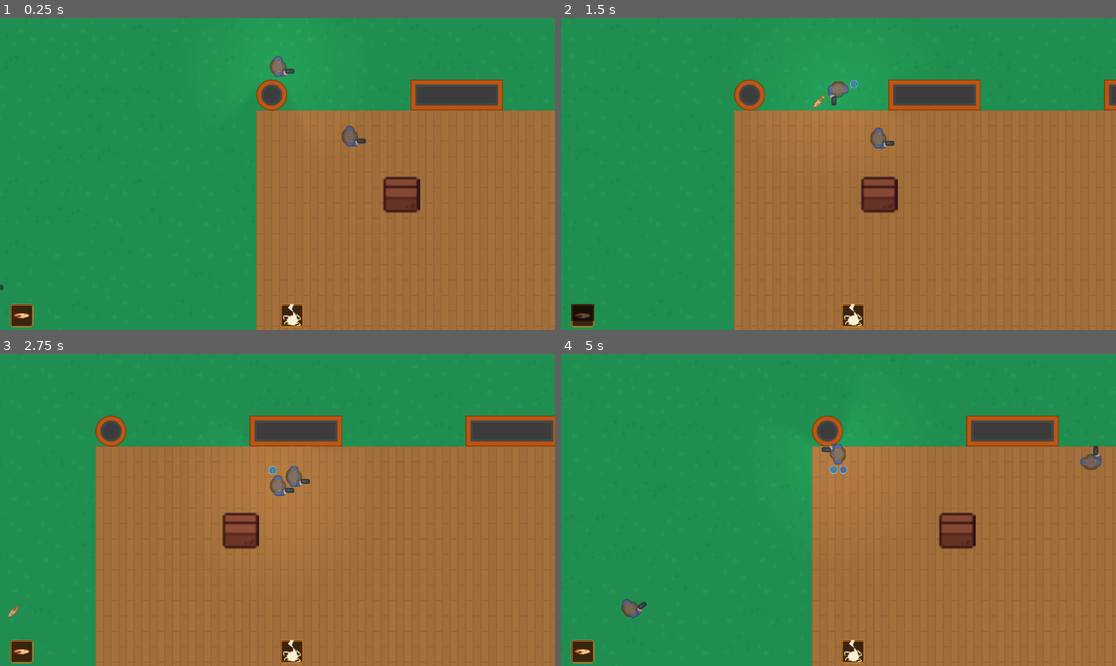
Above: before the commit, frames 1-4 (two rows, left to right).
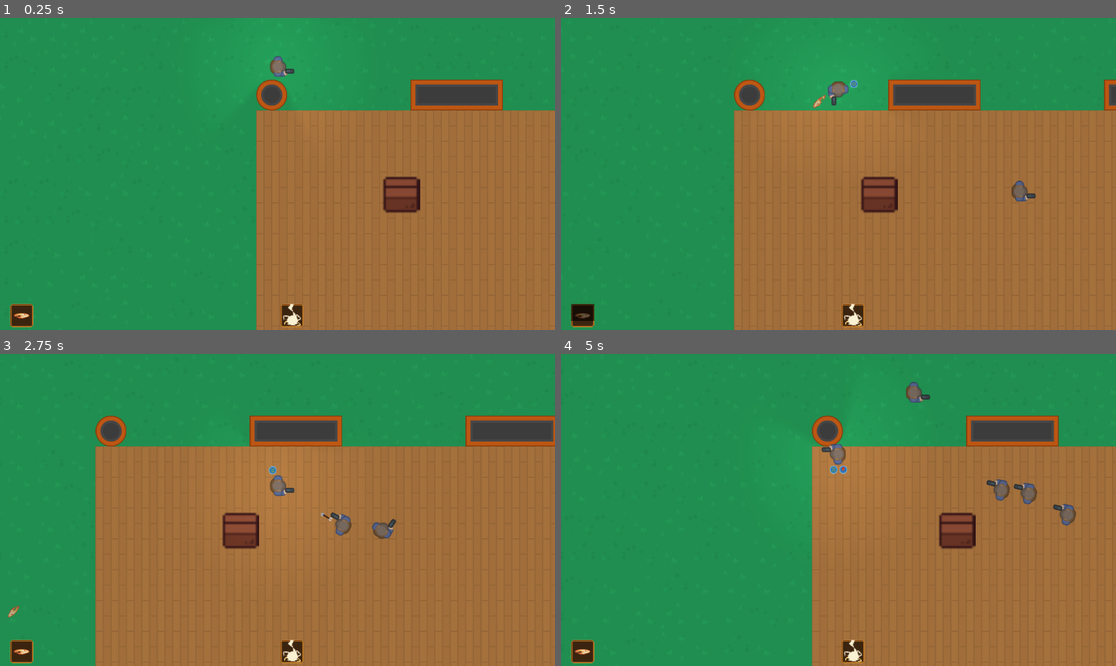
Above: after the commit, the same moments.

Repository: ChristopherDebray/godot_base
Game: Godot game, scene res://scenes/level/levels/level_test.tscn
Same seed, same stepped clock (60 frames per second), same inputs: the game is played once before the commit and once after it.
Inputs (mouse positions are in pixels of both pictures, inside the frame that each line leads up to):
- Up to frame 1 (0.25 s): no input
- Up to frame 2 (1.5 s): move the mouse to (960, 158) at 0.52 s; hold D (right) 0.53-1.28 s; tap 3 (b_3_action) at 0.6 s; move the mouse to (727, 189) at 1.27 s; hold S (down) from 1.28 s (still down); click (727, 189) at 1.35 s
- Up to frame 3 (2.75 s): move the mouse to (333, 441) at 2.02 s; release S (down) at 2.03 s; hold D (right) from 2.03 s (still down); tap E (validate) at 2.1 s
- Up to frame 4 (5 s): move the mouse to (810, 572) at 2.77 s; release D (right) at 2.78 s; hold W (up) 2.78-3.53 s; tap 1 (x_1_action) at 2.85 s; move the mouse to (1005, 556) at 3.52 s; hold A (left) from 3.53 s (still down); tap 2 (y_2_action) at 3.6 s; move the mouse to (672, 463) at 4.27 s; tap 3 (b_3_action) at 4.35 s

The runs differ from the first frame. In frame 1, 0.2% of the frame differs, in the area x 0-66%, y 34-88%; in frame 2, 0.4%; in frame 3, 0.6%; in frame 4, 1.1%, in the area x 10-98%, y 8-85%.

Commit message:
feat: added spawner

Diff:
--- a/autoloads/signal_manager.gd
+++ b/autoloads/signal_manager.gd
@@ -1,3 +1,8 @@
 extends Node
 
 signal use_ability(data: AbilityData, target: Vector2, origin: Vector2)
+
+signal wave_started(total: int)
+signal wave_cleared()
+
+signal died(target: Damageable)
--- a/data/spells/spell_ressources/lightning.tres
+++ b/data/spells/spell_ressources/lightning.tres
@@ -1,5 +1,6 @@
-[gd_resource type="Resource" script_class="AbilityData" load_steps=3 format=3 uid="uid://086pl2l2iel"]
+[gd_resource type="Resource" script_class="AbilityData" load_steps=4 format=3 uid="uid://086pl2l2iel"]
 
+[ext_resource type="Resource" uid="uid://b16585gw65apn" path="res://data/spells/effect_ressources/shock.tres" id="1_008yo"]
 [ext_resource type="Script" uid="uid://dn3xcfj4pt4op" path="res://data/abilities/ability_data.gd" id="1_gagiv"]
 [ext_resource type="PackedScene" uid="uid://b3u4summtc5is" path="res://scenes/spell_book/spell_scenes/lightning.tscn" id="1_ohq35"]
 
@@ -15,3 +16,4 @@
 damage = 0.0
 aoe_damage = 25.0
 main_element = 3
+effect = ExtResource("1_008yo")
--- a/project.godot
+++ b/project.godot
@@ -102,6 +102,11 @@
 "events": [Object(InputEventJoypadMotion,"resource_local_to_scene":false,"resource_name":"","device":-1,"axis":3,"axis_value":-1.0,"script":null)
 ]
 }
+pause={
+"deadzone": 0.2,
+"events": [Object(InputEventKey,"resource_local_to_scene":false,"resource_name":"","device":-1,"window_id":0,"alt_pressed":false,"shift_pressed":false,"ctrl_pressed":false,"meta_pressed":false,"pressed":false,"keycode":0,"physical_keycode":4194305,"key_label":0,"unicode":0,"location":0,"echo":false,"script":null)
+]
+}
 
 [layer_names]
 
--- a/scenes/_damageable/damageable.gd
+++ b/scenes/_damageable/damageable.gd
@@ -104,6 +104,7 @@
 
 # Can be supercharged
 func on_death():
+	SignalManager.died.emit(self)
 	queue_free()
 
 func update_fx_visual():
--- /dev/null
+++ b/scenes/_spawner/Spawner.tscn
@@ -0,0 +1,10 @@
+[gd_scene load_steps=2 format=3 uid="uid://b0qkm4gmitvnk"]
+
+[ext_resource type="Script" uid="uid://bxq4b8w20f2yc" path="res://scenes/_spawner/spawner.gd" id="1_diims"]
+
+[node name="Spawner" type="Node2D"]
+script = ExtResource("1_diims")
+
+[node name="Timer" type="Timer" parent="."]
+
+[connection signal="timeout" from="Timer" to="." method="_on_spawn_tick"]
--- /dev/null
+++ b/scenes/_spawner/spawner.gd
@@ -0,0 +1,94 @@
+extends Node2D
+
+@onready var _timer: Timer = $Timer
+
+@export var enemy_scene: PackedScene
+@export var player: Node2D
+@export var spawn_points_container: Node2D
+## Min distance with player to authorize spawn
+@export var min_player_distance: float = 250.0
+## Seconds between spawn
+@export var spawn_interval: float = 1.2
+## Length of wave
+@export var total_to_spawn: int = 10
+## Limit of simultanous enemy
+@export var max_alive_at_once: int = 6
+
+var _markers: Array[Marker2D] = []
+var _spawned_count := 0
+var _alive_count := 0
+var _spawning := false
+
+func _ready() -> void:
+	if spawn_points_container:
+		for c in spawn_points_container.get_children():
+			if c is Marker2D:
+				_markers.append(c)
+	else:
+		push_warning("spawn_points_container isn't assigned.")
+
+	_timer.wait_time = spawn_interval
+	SignalManager.died.connect(_on_died)
+
+	# Sanity checks
+	if enemy_scene == null:
+		push_error("enemy_scene non assigned.")
+	if player == null:
+		push_error("player non assigned.")
+	if _markers.is_empty():
+		push_warning("No marker found.")
+
+	_spawn_wave()
+
+func _spawn():
+	var spawn_point: Marker2D = _markers.pick_random()
+	var instance: BaseEnemy = enemy_scene.instantiate()
+	instance.is_zone_locked = false
+	instance.global_position = spawn_point.global_position
+
+	get_tree().current_scene.add_child(instance)
+	instance.state = BaseEnemy.STATE.ATTACKING
+	_spawned_count += 1
+	_alive_count += 1
+
+func _on_spawn_tick() -> void:
+	if !_spawning:
+		return
+
+	if _spawned_count > _alive_count:
+		return
+
+	if _spawned_count >= total_to_spawn:
+		_timer.stop()
+		_spawning = false
+		_check_wave_cleared()
+		return
+
+	_spawn()
+
+func _spawn_wave():
+	_spawning = true
+	_timer.start()
+
+func stop_wave() -> void:
+	_spawning = false
+	_timer.stop()
+
+func _check_wave_cleared() -> bool:
+	if total_to_spawn != _spawned_count:
+		return false
+
+	if _alive_count > 0:
+		return false
+
+	return true
+
+func end_game():
+	print("FINISH")
+
+func _on_died(target: Damageable):
+	_alive_count -= 1
+	var is_wave_cleared = _check_wave_cleared()
+	if is_wave_cleared:
+		stop_wave()
+		end_game()
--- a/scenes/ability/common/arrow.tscn
+++ b/scenes/ability/common/arrow.tscn
@@ -1,53 +1,18 @@
-[gd_scene load_steps=12 format=3 uid="uid://bmgmuckt747un"]
+[gd_scene load_steps=7 format=3 uid="uid://bmgmuckt747un"]
 
 [ext_resource type="PackedScene" uid="uid://blec2pyy0f08v" path="res://scenes/ability/base_ability.tscn" id="1_n1ytv"]
 [ext_resource type="Script" uid="uid://bjw6kfsop2vd0" path="res://scenes/ability/common/arrow.gd" id="2_sxjem"]
-[ext_resource type="Texture2D" uid="uid://b1qrl86dmbdcs" path="res://assets/spells/Wind Projectile.png" id="3_y2mxl"]
+[ext_resource type="Texture2D" uid="uid://da4ehgp7k5ijc" path="res://assets/spells/arrow.png" id="3_y2mxl"]
 
 [sub_resource type="AtlasTexture" id="AtlasTexture_6jyfm"]
 atlas = ExtResource("3_y2mxl")
 region = Rect2(0, 0, 32, 32)
-
-[sub_resource type="AtlasTexture" id="AtlasTexture_7tvqe"]
-atlas = ExtResource("3_y2mxl")
-region = Rect2(32, 0, 32, 32)
-
-[sub_resource type="AtlasTexture" id="AtlasTexture_mpudr"]
-atlas = ExtResource("3_y2mxl")
-region = Rect2(64, 0, 32, 32)
-
-[sub_resource type="AtlasTexture" id="AtlasTexture_55hlb"]
-atlas = ExtResource("3_y2mxl")
-region = Rect2(0, 32, 32, 32)
-
-[sub_resource type="AtlasTexture" id="AtlasTexture_eqxtu"]
-atlas = ExtResource("3_y2mxl")
-region = Rect2(32, 32, 32, 32)
-
-[sub_resource type="AtlasTexture" id="AtlasTexture_loudi"]
-atlas = ExtResource("3_y2mxl")
-region = Rect2(64, 32, 32, 32)
 
 [sub_resource type="SpriteFrames" id="SpriteFrames_vl6u5"]
 animations = [{
 "frames": [{
 "duration": 1.0,
 "texture": SubResource("AtlasTexture_6jyfm")
-}, {
-"duration": 1.0,
-"texture": SubResource("AtlasTexture_7tvqe")
-}, {
-"duration": 1.0,
-"texture": SubResource("AtlasTexture_mpudr")
-}, {
-"duration": 1.0,
-"texture": SubResource("AtlasTexture_55hlb")
-}, {
-"duration": 1.0,
-"texture": SubResource("AtlasTexture_eqxtu")
-}, {
-"duration": 1.0,
-"texture": SubResource("AtlasTexture_loudi")
 }],
 "loop": true,
 "name": &"repeat",
@@ -55,7 +20,8 @@
 }]
 
 [sub_resource type="CapsuleShape2D" id="CapsuleShape2D_y2mxl"]
-height = 20.0
+radius = 2.0
+height = 22.0
 
 [node name="Arrow" instance=ExtResource("1_n1ytv")]
 script = ExtResource("2_sxjem")
@@ -71,7 +37,7 @@
 collision_mask = 21
 
 [node name="CollisionShape2D" parent="Hitbox" index="0"]
-position = Vector2(-1, 0)
+position = Vector2(1, 0)
 rotation = 1.57079
 shape = SubResource("CapsuleShape2D_y2mxl")
 
--- a/scenes/level/level_base.tscn
+++ b/scenes/level/level_base.tscn
@@ -171,6 +171,8 @@
 
 [node name="Player" parent="Players" instance=ExtResource("4_v8w54")]
 
+[node name="SpawnPoints" type="Node2D" parent="."]
+
 [node name="Enemies" type="Node2D" parent="."]
 
 [node name="Objects" type="Node2D" parent="."]
--- a/scenes/level/levels/level_test.tscn
+++ b/scenes/level/levels/level_test.tscn
@@ -1,8 +1,9 @@
-[gd_scene load_steps=5 format=4 uid="uid://cx67ymxqoecu0"]
+[gd_scene load_steps=6 format=4 uid="uid://cx67ymxqoecu0"]
 
 [ext_resource type="PackedScene" uid="uid://bm3vsdux3ux7u" path="res://scenes/level/level_base.tscn" id="1_1btmw"]
 [ext_resource type="PackedScene" uid="uid://bttpqkr228ecr" path="res://scenes/objects/box.tscn" id="2_5l38v"]
-[ext_resource type="PackedScene" uid="uid://nepya8lc2ghl" path="res://scenes/ennemy/Testemy/testemy.tscn" id="3_2heyh"]
+[ext_resource type="PackedScene" uid="uid://b0qkm4gmitvnk" path="res://scenes/_spawner/Spawner.tscn" id="4_2uvmr"]
+[ext_resource type="PackedScene" uid="uid://nepya8lc2ghl" path="res://scenes/ennemy/Testemy/testemy.tscn" id="4_8kgbu"]
 
 [sub_resource type="NavigationPolygon" id="NavigationPolygon_2heyh"]
 vertices = PackedVector2Array(1117.49, 99.1562, 32, 32, 1889.04, 100.844, 1565.49, 102.156, 1313.04, 100.844, 3552.98,  …(377 unchanged characters)…
@@ -45,22 +46,20 @@
 [node name="Player" parent="Players" index="0"]
 position = Vector2(620, 101)
 
-[node name="BaseEnemy2" parent="Enemies" index="0" instance=ExtResource("3_2heyh")]
-position = Vector2(24, 550)
-initial_state = 2
-is_zone_locked = false
+[node name="Marker2D" type="Marker2D" parent="SpawnPoints" index="0"]
+position = Vector2(249, 415)
 
-[node name="BaseEnemy" parent="Enemies" index="1" instance=ExtResource("3_2heyh")]
-position = Vector2(779, 246)
-patrol_points = NodePath("../../Paths/Path")
-initial_state = 3
+[node name="Marker2D2" type="Marker2D" parent="SpawnPoints" index="1"]
+position = Vector2(988, 573)
+
+[node name="Marker2D3" type="Marker2D" parent="SpawnPoints" index="2"]
+position = Vector2(796, 80)
+
+[node name="Marker2D4" type="Marker2D" parent="SpawnPoints" index="3"]
+position = Vector2(1177, 360)
 
 [node name="Box" parent="Objects" index="0" instance=ExtResource("2_5l38v")]
 position = Vector2(877, 367)
-defense = null
-speed = null
-immunity_elements = null
-resistence_elements = null
 
 [node name="Path" type="Node2D" parent="Paths" index="0"]
 
@@ -75,3 +74,10 @@
 
 [node name="Marker2D4" type="Marker2D" parent="Paths/Path" index="3"]
 position = Vector2(828, 251)
+
+[node name="Spawner" parent="." index="11" node_paths=PackedStringArray("player", "spawn_points_container") instance=ExtResource("4_2uvmr")]
+enemy_scene = ExtResource("4_8kgbu")
+player = NodePath("../Players/Player")
+spawn_points_container = NodePath("../SpawnPoints")
+total_to_spawn = 4
+max_alive_at_once = 4
Binary file added: assets/spells/arrow.png
Not shown, added: assets/spells/arrow.png.import
Binary file added: assets/ui/SpriteSheet.png
Not shown, added: assets/ui/SpriteSheet.png.import
Not shown, added: scenes/_spawner/spawner.gd.uid
